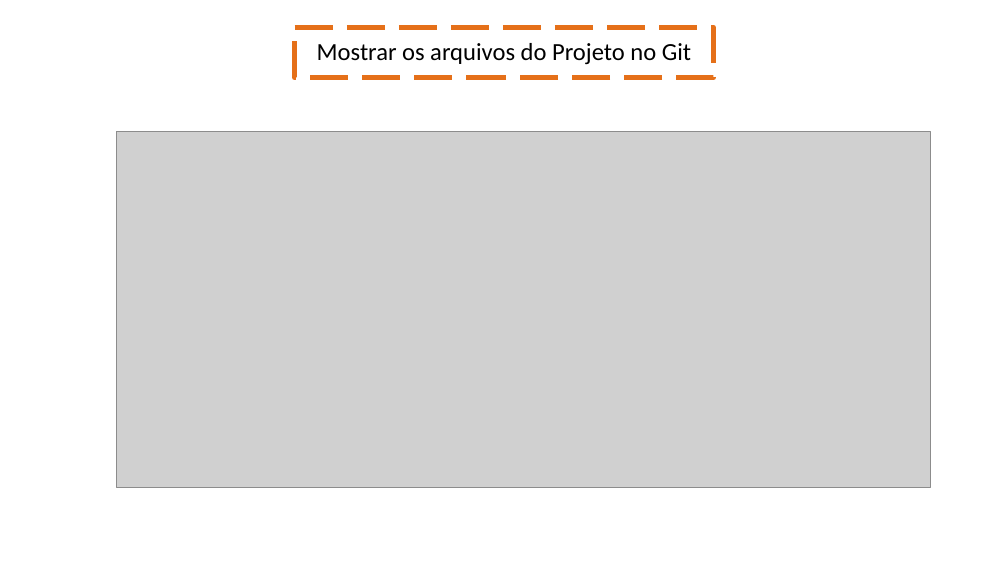
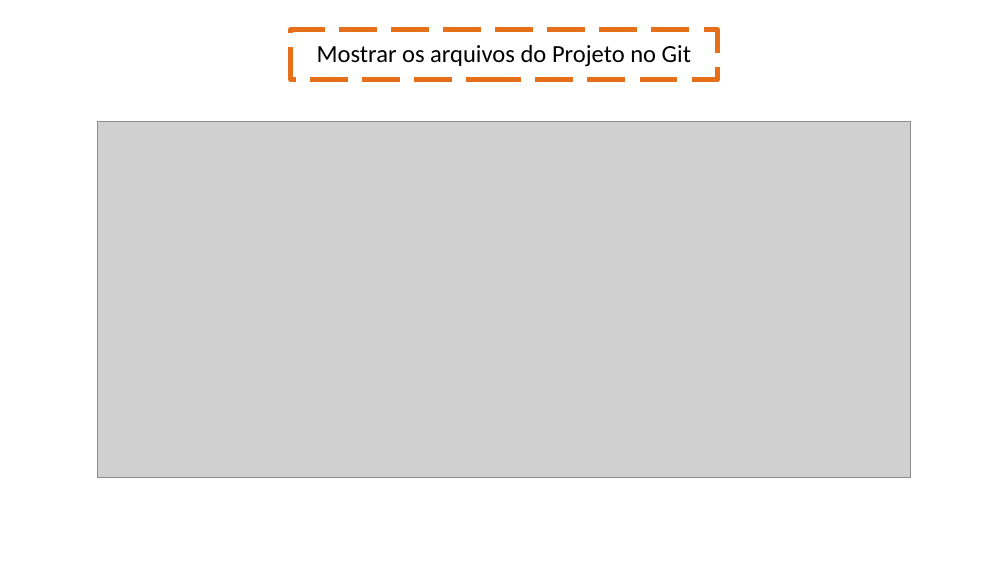
Before and after one commit to diegozn/busfacility, a slide deck: slide 13 of Apresentação/Sprint 2.pptx. Drawn at 1008x567 pixels with LibreOffice and Linux fonts; fonts in the diff are those of the drawing; grey boxes stand for pictures; background and template pictures are left out. Boxes give left, top, right and bottom in pixels: in the first picture for what was removed or moved away, otherwise in the second. Text is boxed around its words. In the diff, an @@ line names an element or a change of style, - is before the commit and + after.

```diff
--- a/Apresentação/Sprint 2.pptx
+++ b/Apresentação/Sprint 2.pptx
@@ rectangle "Mostrar os arquivos do Projeto ...": place and size @@
-rectangle "Mostrar os arquivos do Projeto ..." at [294,27,714,78]
+rectangle "Mostrar os arquivos do Projeto ..." at [290,29,718,80]
@@ picture: place and size @@
-picture at [116,131,930,487]
+picture at [98,122,911,478]
```
Also in this commit, not shown: 3 other slides changed.
